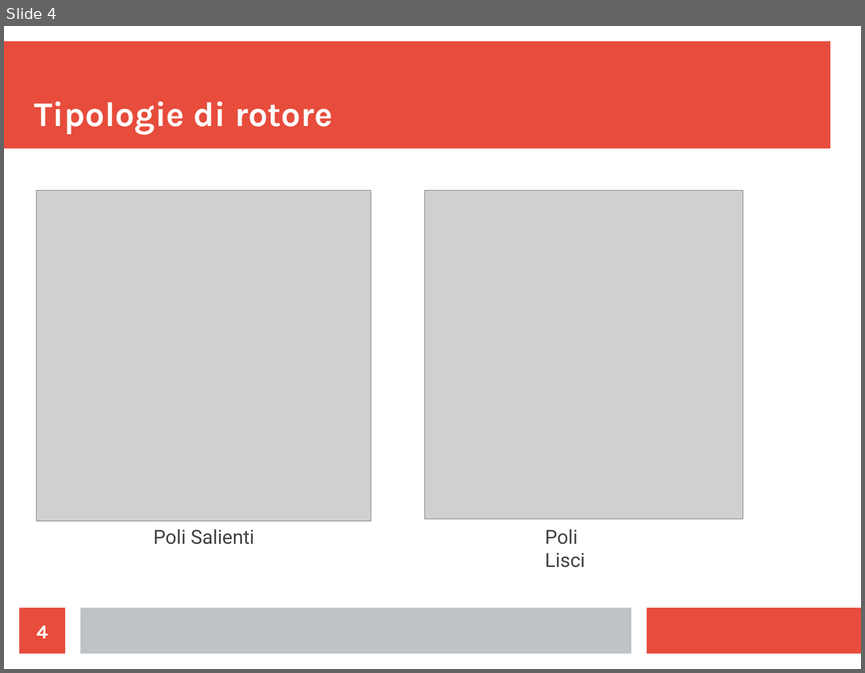
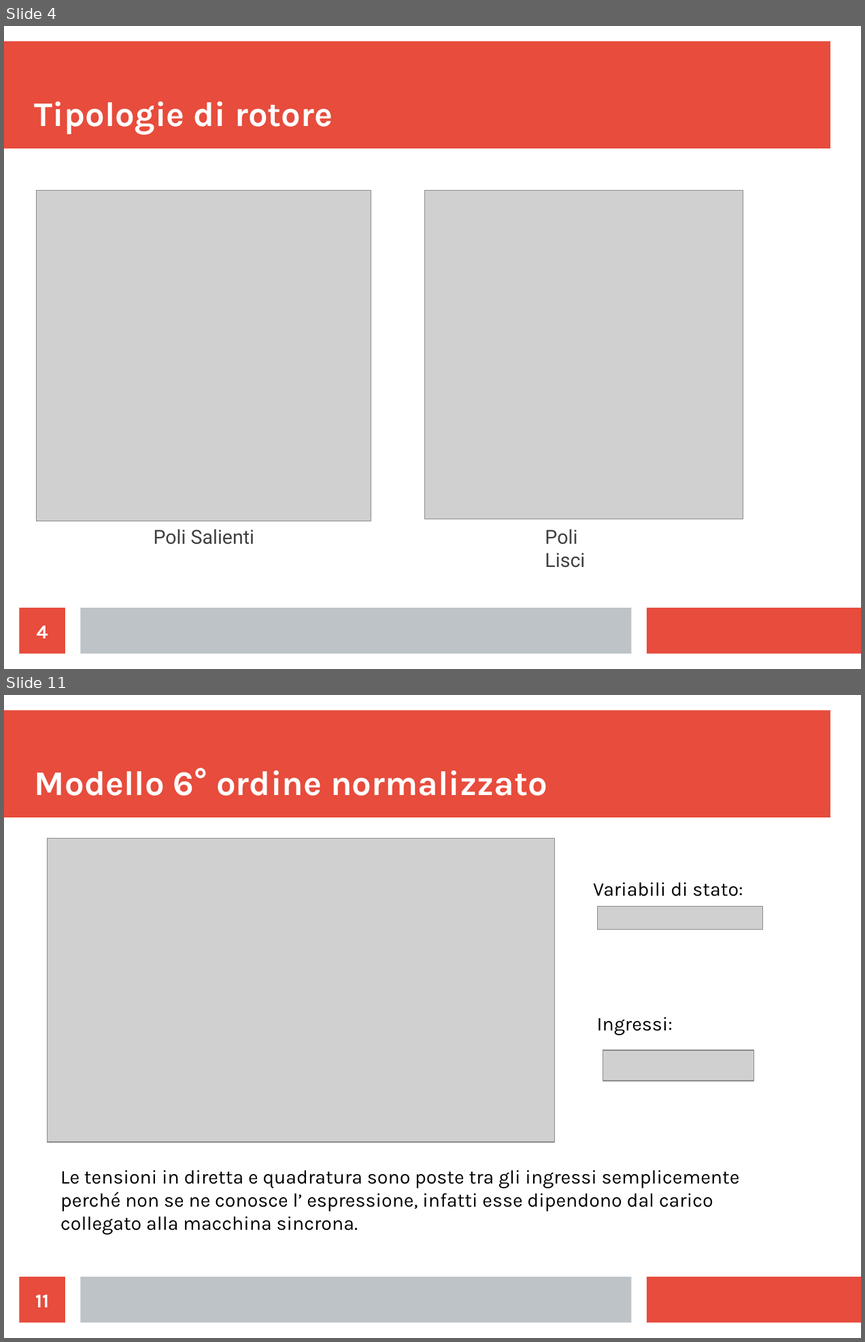
Before and after one commit to LeonardoSalustri/Tesi, a slide deck: Formule_presentazione/Presentazione.odp. Shown one above the other, each under a label of ours: slide 4 before the commit, slides 4 and 11 after it; the slides between them are not shown. The pictures are 865x673 and 865x1342 pixels, drawn with LibreOffice and Linux fonts; fonts in the diff are those of the drawing; grey boxes stand for pictures. Boxes give left, top, right and bottom in pixels: in the first picture for what was removed or moved away, otherwise in the second. Text is boxed around its words. In the diff, an @@ line names an element or a change of style, - is before the commit and + after.

```diff
--- a/Formule_presentazione/Presentazione.odp
+++ b/Formule_presentazione/Presentazione.odp
@@ slide 11 added at <box>4,695,861,1338</box>, background #FFFFFF; not listed: 3 template elements that a slide beside it also shows @@
@@ title added at <box>35,768,547,796</box>, 32 pt, text #FFFFFF, bold @@
+Modello 6° ordine normalizzato
@@ picture added at <box>48,838,555,1142</box> @@
@@ text added at <box>593,882,742,896</box>, 18 pt, text #000000 @@
+Variabili di stato:
@@ picture added at <box>598,906,764,930</box> @@
@@ text added at <box>597,1017,672,1035</box>, 18 pt, text #000000 @@
+Ingressi:
@@ picture added at <box>602,1051,753,1081</box> @@
@@ text added at <box>60,1170,740,1234</box>, 18 pt, text #000000 @@
+Le tensioni in diretta e quadratura sono poste tra gli ingressi semplicemente perché non se ne conosce l’ espressione, infatti esse dipendono dal carico collegato alla macchina sincrona.
@@ page number added at <box>20,1276,65,1323</box>, fill #E74C3C, 18 pt, text #FFFFFF, bold @@
+11
```
Also in this commit, not shown: 4 slides changed, 28 other slides added, 50 other files.
